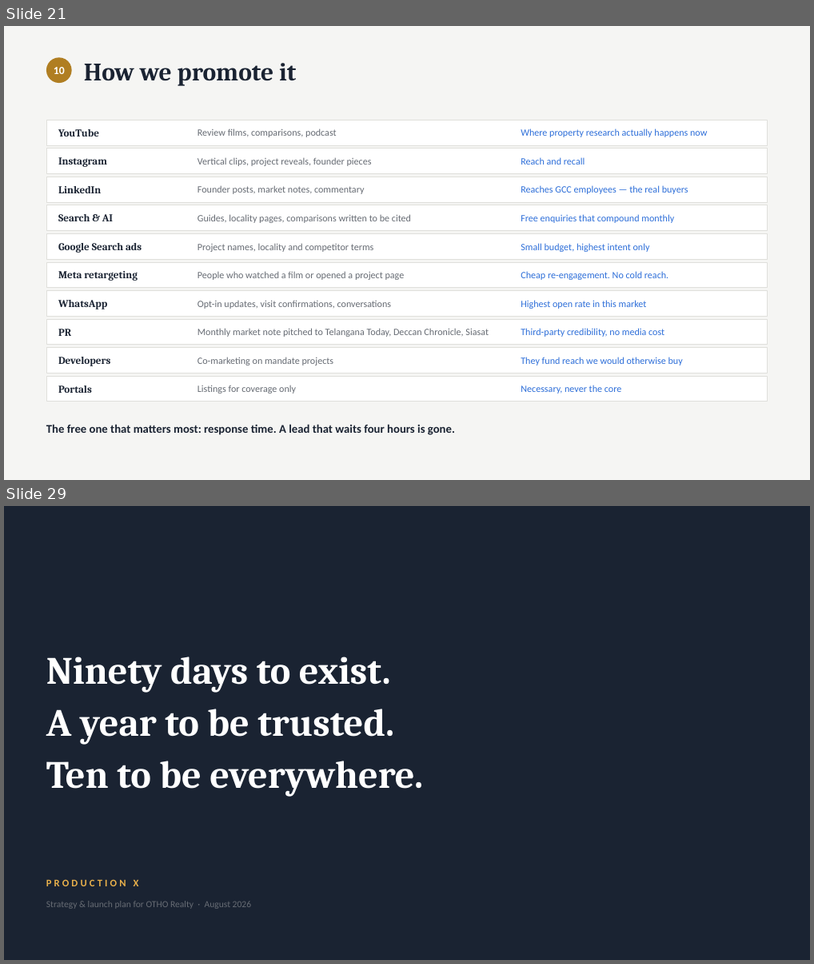
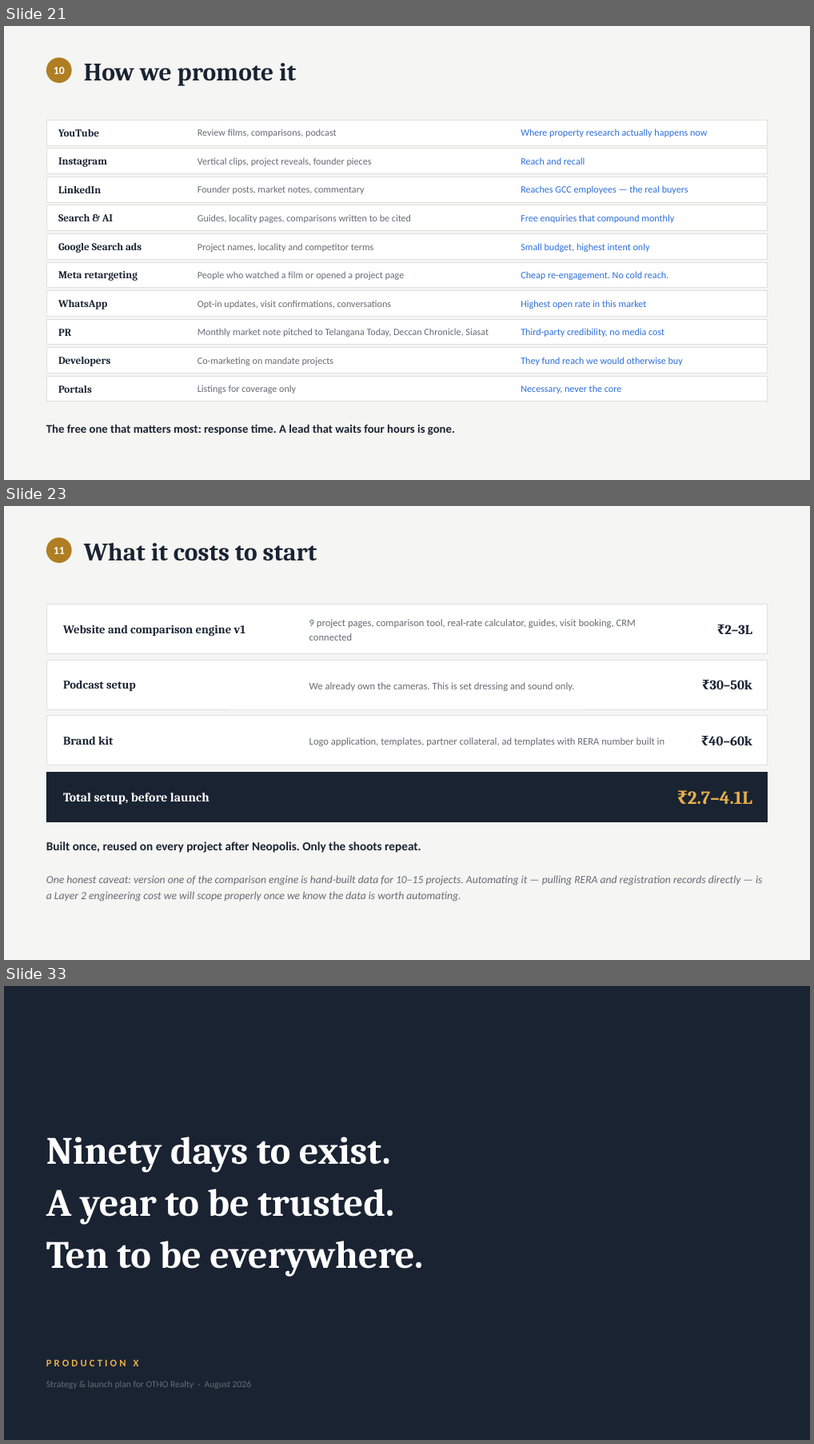
Before and after one commit to productionx-in/OTHO-REALTY, a slide deck: deck/Building_OTHO_ProductionX.pptx. Shown one above the other, each under a label of ours: slides 21 and 29 before the commit, slides 21, 23 and 33 after it; the slides between them are not shown. The pictures are 814x964 and 814x1444 pixels, drawn with LibreOffice and Linux fonts; fonts in the diff are those of the drawing. Boxes give left, top, right and bottom in pixels: in the first picture for what was removed or moved away, otherwise in the second. Text is boxed around its words. In the diff, an @@ line names an element or a change of style, - is before the commit and + after.

```diff
--- a/deck/Building_OTHO_ProductionX.pptx
+++ b/deck/Building_OTHO_ProductionX.pptx
@@ slide 23 added at [4,506,810,960], background #F5F5F3 @@
@@ ellipse added at [46,537,72,563], fill #B07E22 @@
@@ text added at [54,547,65,554], 13 pt, text #FFFFFF, bold @@
+11
@@ text added at [84,543,318,561], 30 pt, text #1A2332, bold @@
+What it costs to start
@@ rectangle added at [46,604,768,654], fill #FFFFFF, outline #DFDFDB 0.5 pt @@
@@ text added at [63,625,246,636], 14 pt, text #1A2332, bold @@
+Website and comparison engine v1
@@ text added at [310,619,636,640], 12 pt, text #676C74 @@
+9 project pages, comparison tool, real-rate calculator, guides, visit booking, CRM connected
@@ text added at [725,624,752,634], 16 pt, text #1A2332, bold @@
+₹2–3L
@@ rectangle added at [46,660,768,709], fill #FFFFFF, outline #DFDFDB 0.5 pt @@
@@ text added at [63,680,136,691], 14 pt, text #1A2332, bold @@
+Podcast setup
@@ text added at [310,682,574,691], 12 pt, text #676C74 @@
+We already own the cameras. This is set dressing and sound only.
@@ text added at [710,680,753,689], 16 pt, text #1A2332, bold @@
+₹30–50k
@@ rectangle added at [46,716,768,765], fill #FFFFFF, outline #DFDFDB 0.5 pt @@
@@ text added at [63,736,114,744], 14 pt, text #1A2332, bold @@
+Brand kit
@@ text added at [310,737,665,746], 12 pt, text #676C74 @@
+Logo application, templates, partner collateral, ad templates with RERA number built in
@@ text added at [709,736,752,745], 16 pt, text #1A2332, bold @@
+₹40–60k
@@ rectangle added at [46,772,768,822], fill #1A2332, outline #1A2332 0.5 pt @@
@@ text added at [63,792,210,804], 15 pt, text #FFFFFF, bold @@
+Total setup, before launch
@@ text added at [688,791,753,804], 22 pt, text #E8B04B, bold @@
+₹2.7–4.1L
@@ text added at [46,841,422,852], 14.5 pt, text #1A2332, bold @@
+Built once, reused on every project after Neopolis. Only the shoots repeat.
@@ text added at [46,875,762,901], 13 pt, text #676C74, italic @@
+One honest caveat: version one of the comparison engine is hand-built data for 10–15 projects. Automating it — pulling RERA and registration records directly — is a Layer 2 engineering cost we will scope properly once we know the data is worth automating.
@@ what was slide 29 is now slide 33 @@
```
Also in this commit, not shown: 8 slides changed, 3 other slides added, 2 other files.
